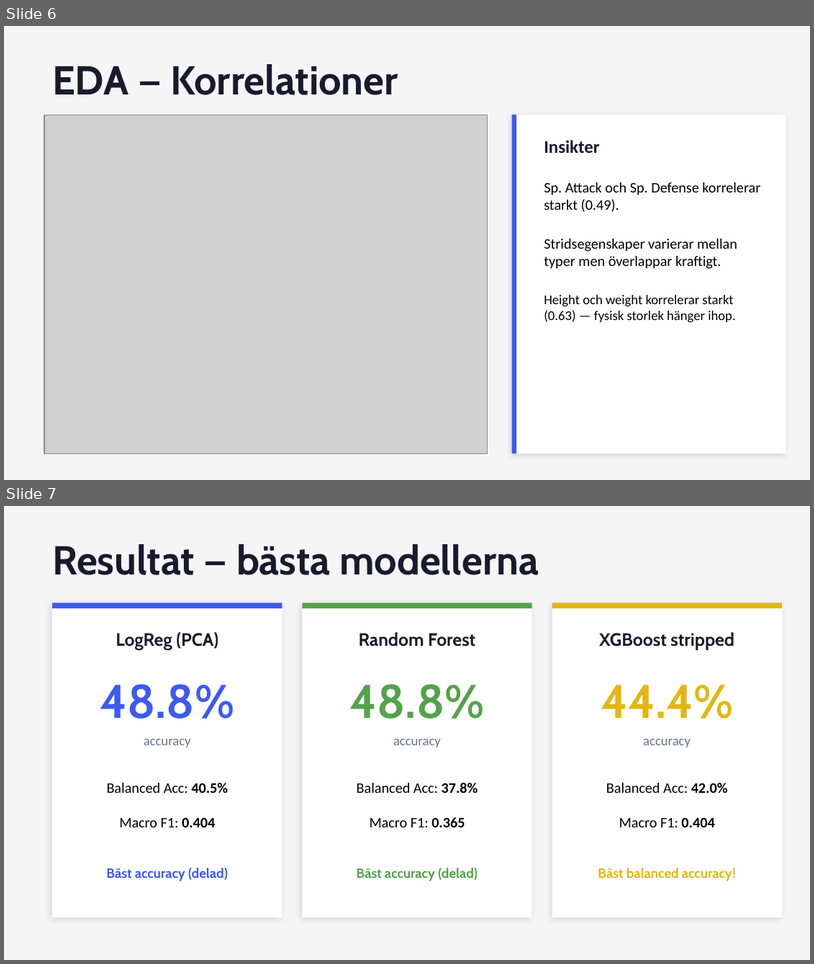
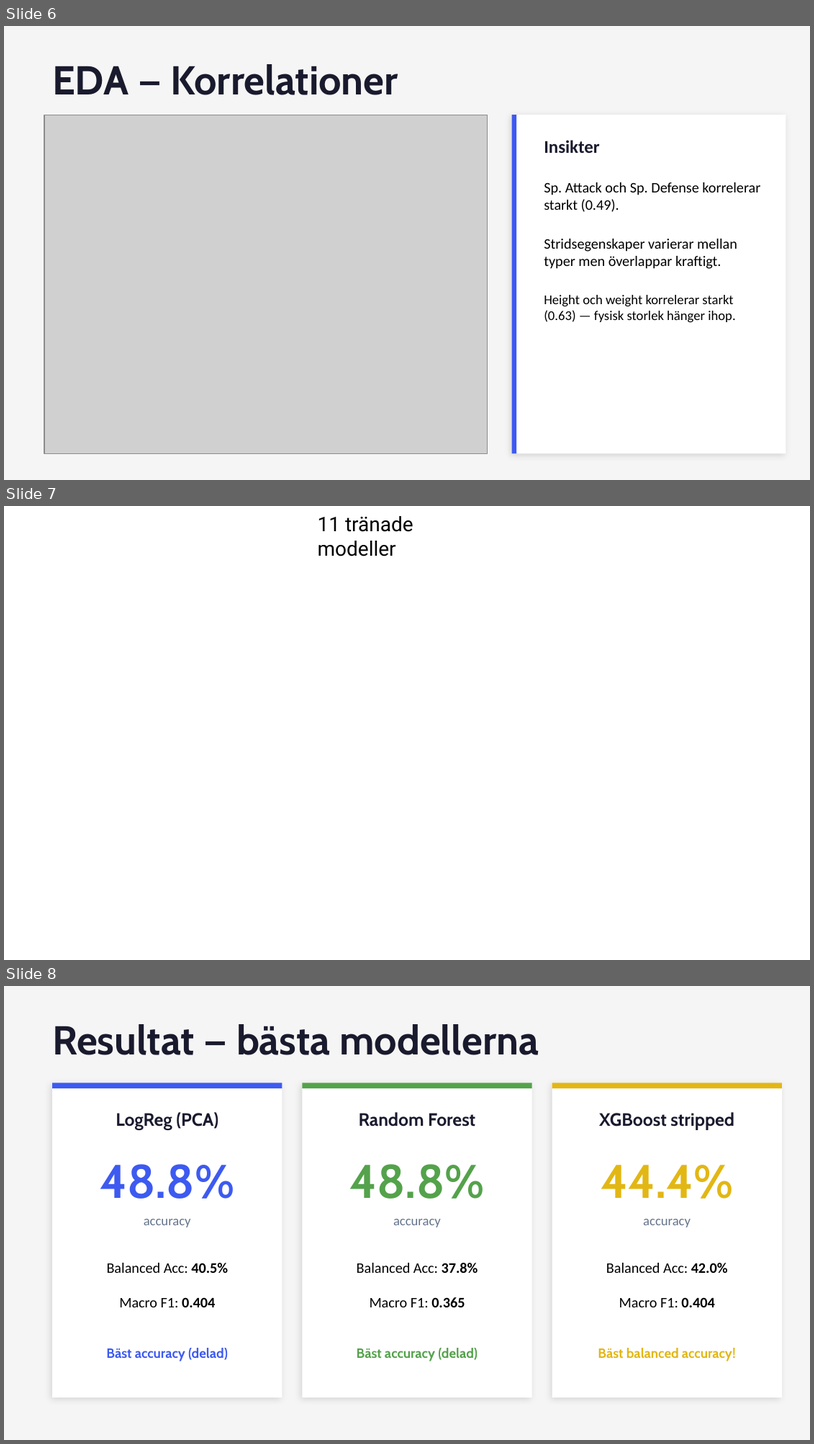
Before and after one commit to VendelaSW/Pokemon-supervised-learning, a slide deck: mockemon_presentation.pptx. Shown one above the other, each under a label of ours: slides 6 and 7 before the commit, slides 6, 7 and 8 after it. The pictures are 814x964 and 814x1444 pixels, drawn with LibreOffice and Linux fonts; fonts in the diff are those of the drawing; grey boxes stand for pictures; background and template pictures are left out. Boxes give left, top, right and bottom in pixels: in the first picture for what was removed or moved away, otherwise in the second. Text is boxed around its words. In the diff, an @@ line names an element or a change of style, - is before the commit and + after.

```diff
--- a/mockemon_presentation.pptx
+++ b/mockemon_presentation.pptx
@@ slide 7 added at <box>4,506,810,960</box>, background picture (left out) @@
@@ text added at <box>318,516,414,556</box>, 18 pt, text #000000 @@
+11 tränade modeller
@@ what was slide 7 is now slide 8 @@
```
Also in this commit, not shown: 1 slide changed.
